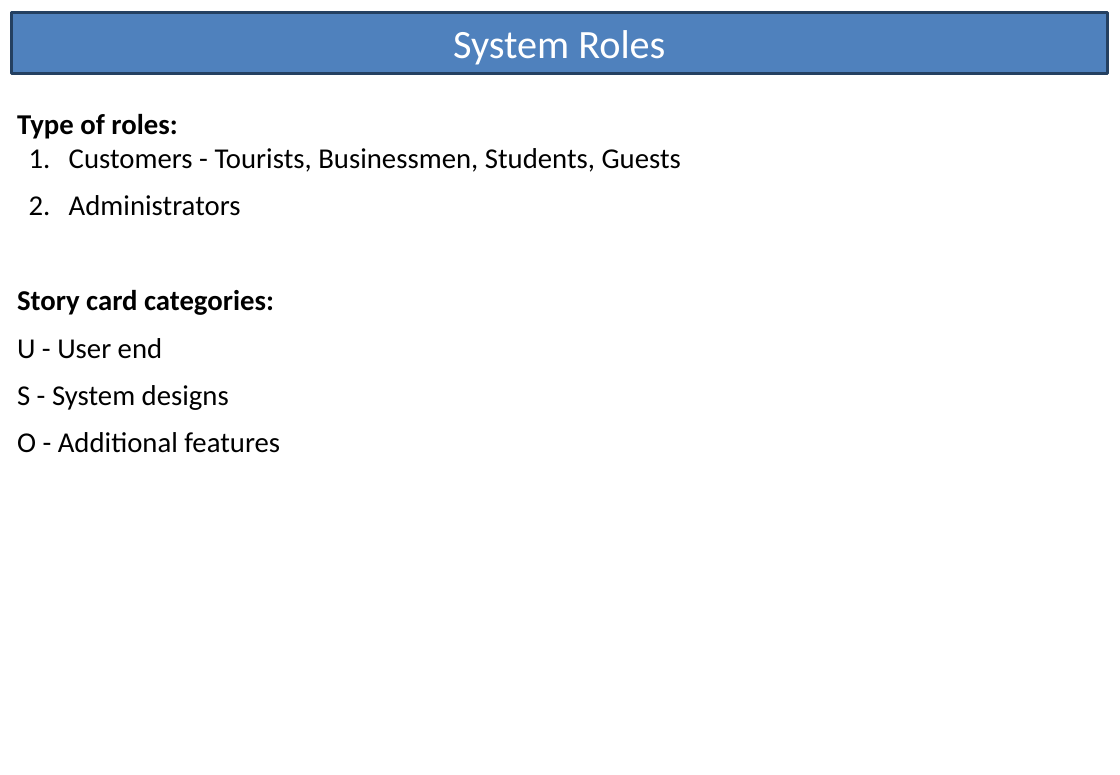
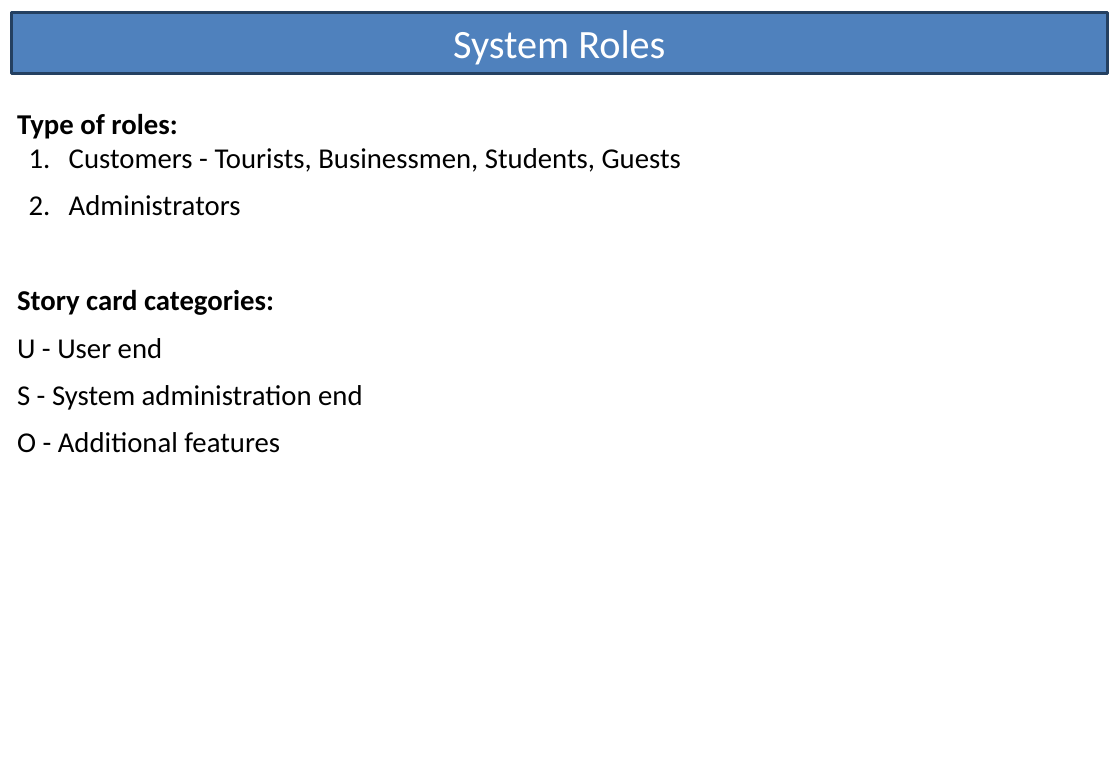
Before and after one commit to LaineBuraga/Discover-Brisbane, a slide deck: slide 1 of User Stories.pptx. Drawn at 1120x775 pixels with LibreOffice and Linux fonts; fonts in the diff are those of the drawing. Boxes give left, top, right and bottom in pixels: in the first picture for what was removed or moved away, otherwise in the second. Text is boxed around its words. In the diff, an @@ line names an element or a change of style, - is before the commit and + after.

```diff
--- a/User Stories.pptx
+++ b/User Stories.pptx
@@ text at box(17, 385, 362, 410): text changed @@
-S - System designs
+S - System administration end
```
Also in this commit, not shown: 12 other slides changed, 2 other files.
